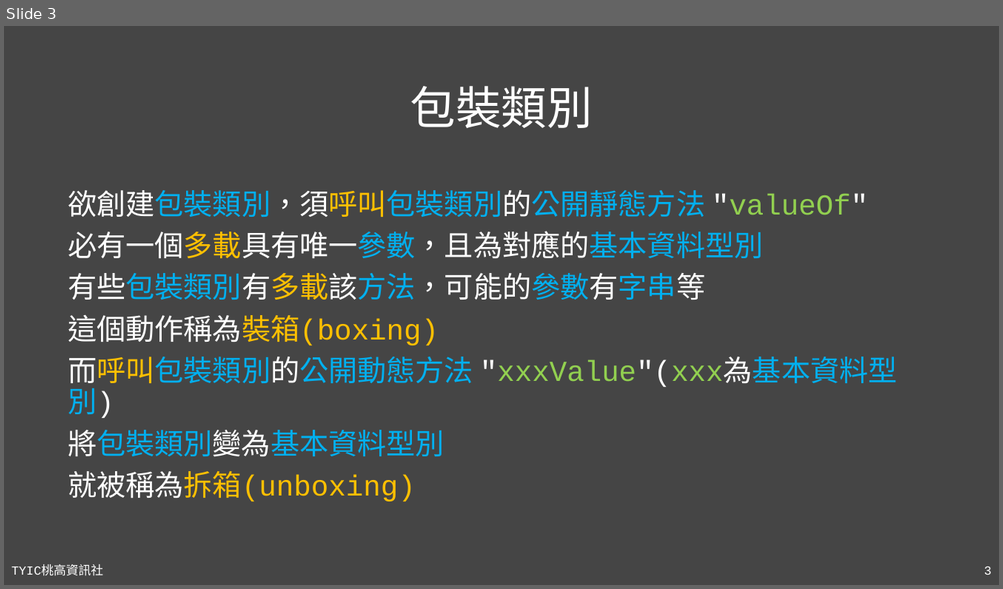
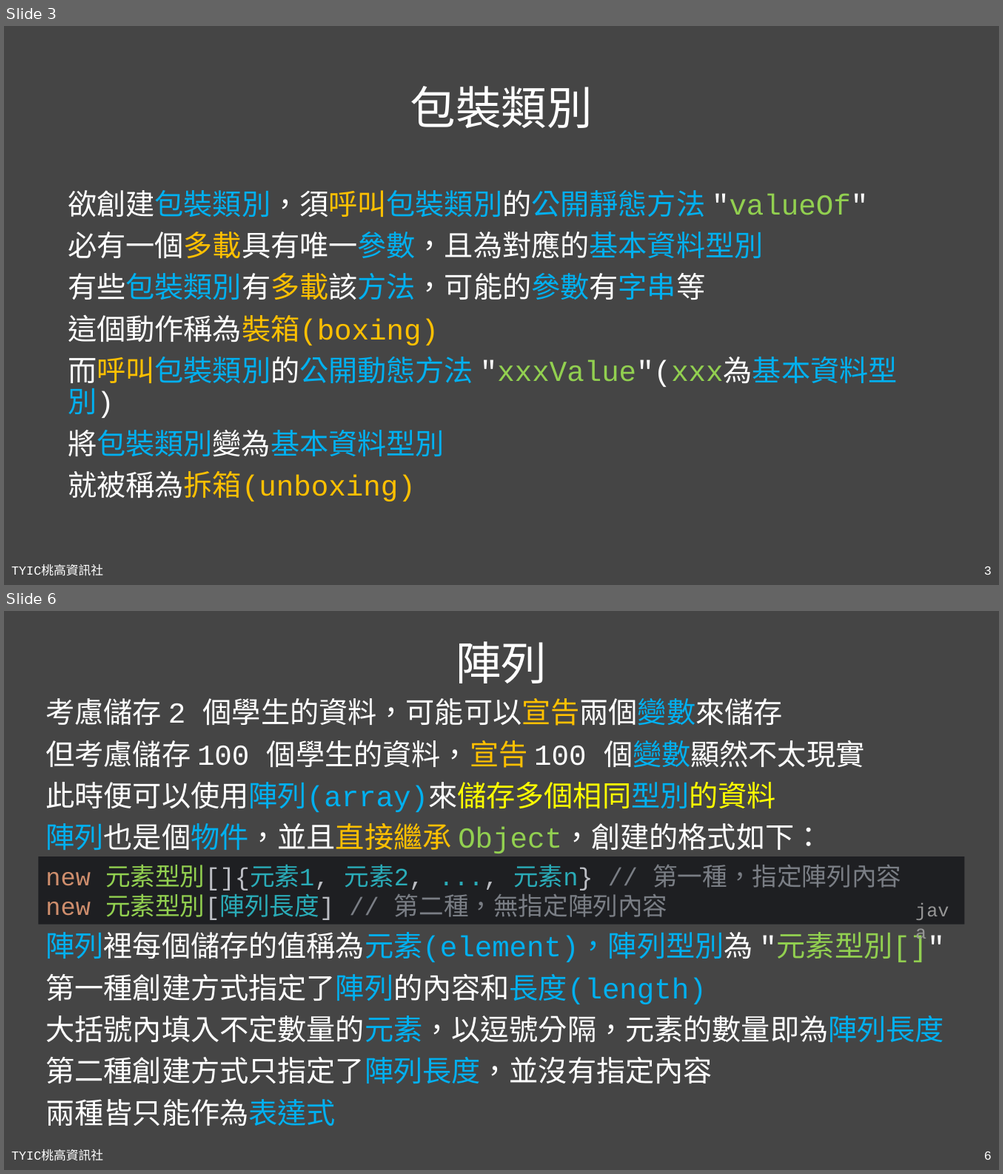
Before and after one commit to TYSHIC/slides, a slide deck: powerpoint/10_包裝類別與工具類別(1).pptx. Shown one above the other, each under a label of ours: slide 3 before the commit, slides 3 and 6 after it; the slides between them are not shown. The pictures are 1003x589 and 1003x1174 pixels, drawn with LibreOffice and Linux fonts; fonts in the diff are those of the drawing. Boxes give left, top, right and bottom in pixels: in the first picture for what was removed or moved away, otherwise in the second. Text is boxed around its words. In the diff, an @@ line names an element or a change of style, - is before the commit and + after.

Commit message:
10_array

```diff
--- a/powerpoint/10_包裝類別與工具類別(1).pptx
+++ b/powerpoint/10_包裝類別與工具類別(1).pptx
@@ slide 6 added at bbox=[4, 611, 999, 1170], background #454545; not listed: 2 template elements that a slide beside it also shows @@
@@ title added at bbox=[455, 641, 546, 684], 44 pt, text #FFFFFF @@
+陣列
@@ text added at bbox=[46, 698, 864, 854], 28 pt, text #FFFFFF @@
+考慮儲存 2 個學生的資料，可能可以宣告兩個變數來儲存
+但考慮儲存 100 個學生的資料，宣告 100 個變數顯然不太現實
+此時便可以使用陣列(array)來儲存多個相同型別的資料
+陣列也是個物件，並且直接繼承 Object，創建的格式如下：
@@ rectangle added at bbox=[38, 857, 965, 925], fill #1E1F22, 24 pt, text #7A7E85 @@
+new 元素型別[]{元素1, 元素2, ..., 元素n} // 第一種，指定陣列內容
+new 元素型別[陣列長度] // 第二種，無指定陣列內容
@@ text added at bbox=[908, 894, 965, 924], 18 pt, text #969696 @@
+java
@@ text added at bbox=[45, 932, 945, 1126], 28 pt, text #FFFFFF @@
+陣列裡每個儲存的值稱為元素(element)，陣列型別為 "元素型別[]"
+第一種創建方式指定了陣列的內容和長度(length)
+大括號內填入不定數量的元素，以逗號分隔，元素的數量即為陣列長度
+第二種創建方式只指定了陣列長度，並沒有指定內容
+兩種皆只能作為表達式
```
Also in this commit, not shown: 2 slides changed, 6 other slides added, 7 other files.
